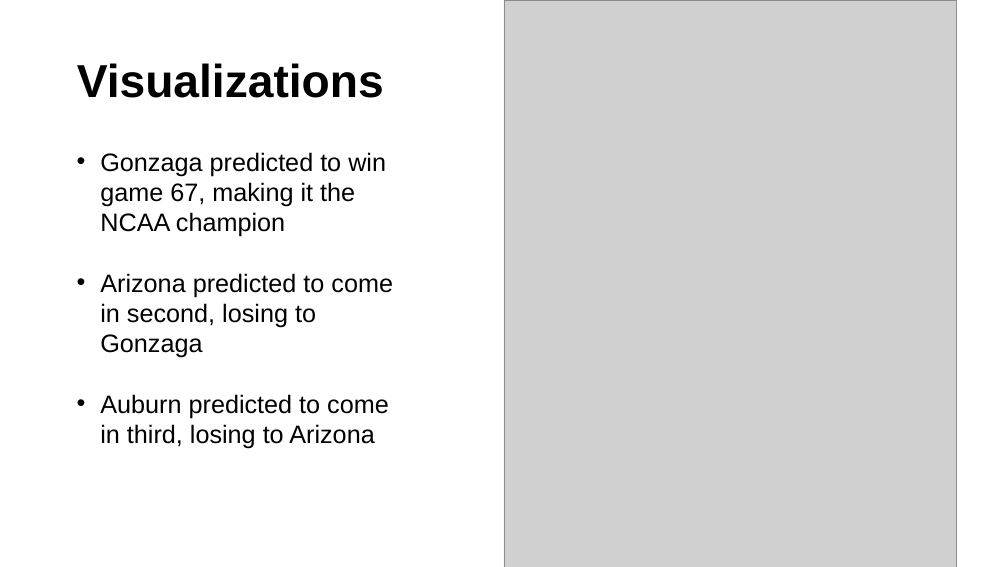
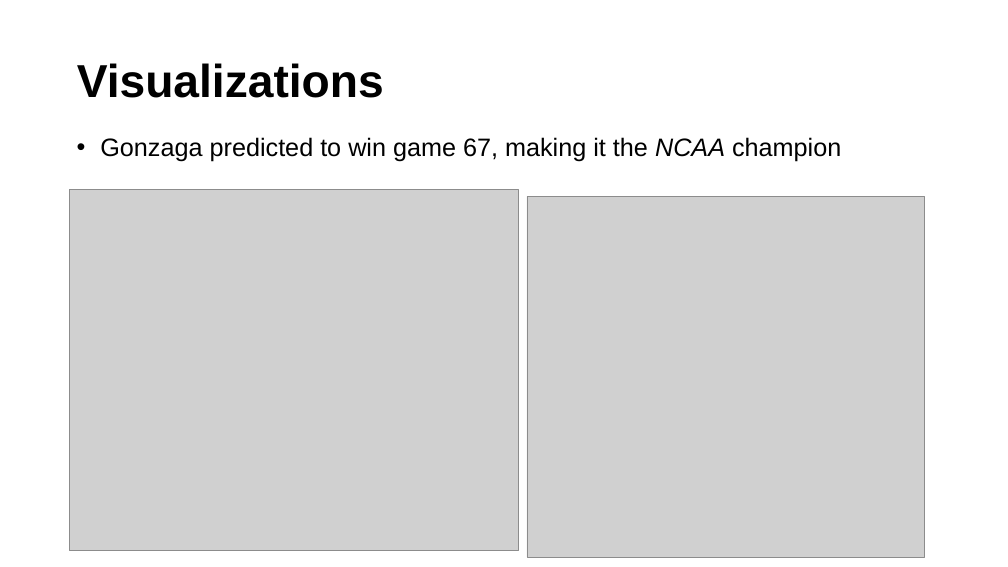
Before and after one commit to afifmazhar/ncaa_rankings, a slide deck: slide 4 of Visual/draft_presentation.pptx. Drawn at 1008x567 pixels with LibreOffice and Linux fonts; fonts in the diff are those of the drawing; grey boxes stand for pictures. Boxes give left, top, right and bottom in pixels: in the first picture for what was removed or moved away, otherwise in the second. Text is boxed around its words. In the diff, an @@ line names an element or a change of style, - is before the commit and + after.

```diff
--- a/Visual/draft_presentation.pptx
+++ b/Visual/draft_presentation.pptx
@@ text "Gonzaga predicted to win game ...": place and size @@
-text "Gonzaga predicted to win game ..." at box(100, 152, 393, 449)
+text "Gonzaga predicted to win game ..." at box(100, 137, 841, 162)
@@ text "Gonzaga predicted to win game ..." at box(100, 137, 841, 162): italic on in "NCAA" @@
@@ picture added at box(70, 190, 519, 551) @@
@@ picture: place and size @@
-picture at box(504, 0, 957, 567)
+picture at box(527, 197, 925, 557)
@@ text at box(100, 273, 393, 449): paragraphs removed @@
-• Arizona predicted to come in second, losing to Gonzaga
-• Auburn predicted to come in third, losing to Arizona
```
Also in this commit, not shown: 4 other slides changed, 2 other files.
